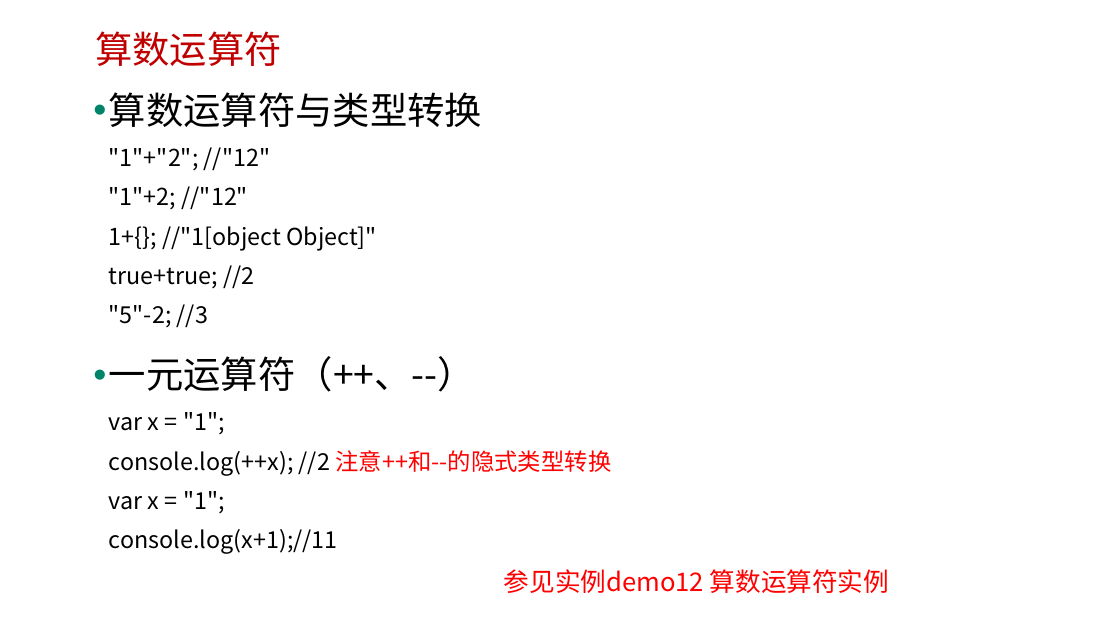
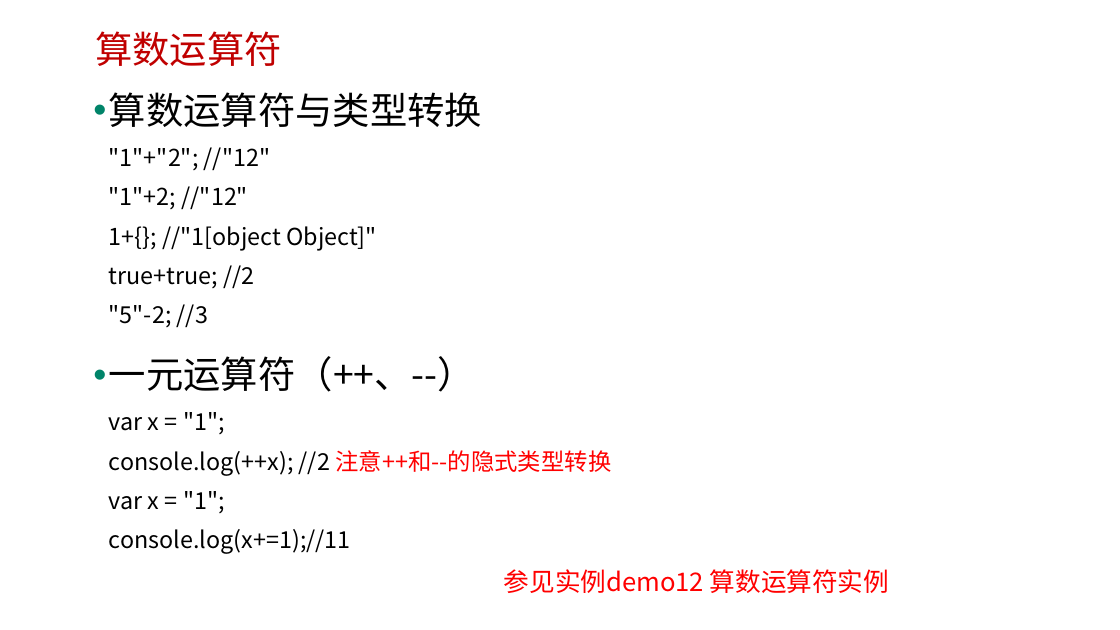
Before and after one commit to edu2act/course-javascript-advanced, a slide deck: slide 20 of 课程PPT/03.JavaScript语法、表达式及语句、运算符.pptx. Drawn at 1120x630 pixels with LibreOffice and Linux fonts; fonts in the diff are those of the drawing; background and template pictures are left out. Boxes give left, top, right and bottom in pixels: in the first picture for what was removed or moved away, otherwise in the second. Text is boxed around its words. In the diff, an @@ line names an element or a change of style, - is before the commit and + after.

```diff
--- a/课程PPT/03.JavaScript语法、表达式及语句、运算符.pptx
+++ b/课程PPT/03.JavaScript语法、表达式及语句、运算符.pptx
@@ text at [109, 356, 612, 554]: text changed @@
-• 一元运算符（++、--）
-  var x = "1";
-  console.log(++x); //2 注意++和--的隐式类型转换
-  var x = "1";
-  console.log(x+1);//11
+• 一元运算符（++、--）
+  var x = "1";
+  console.log(++x); //2 注意++和--的隐式类型转换
+  var x = "1";
+  console.log(x+=1);//11
```
Also in this commit, not shown: 7 other slides changed, 5 other files.
